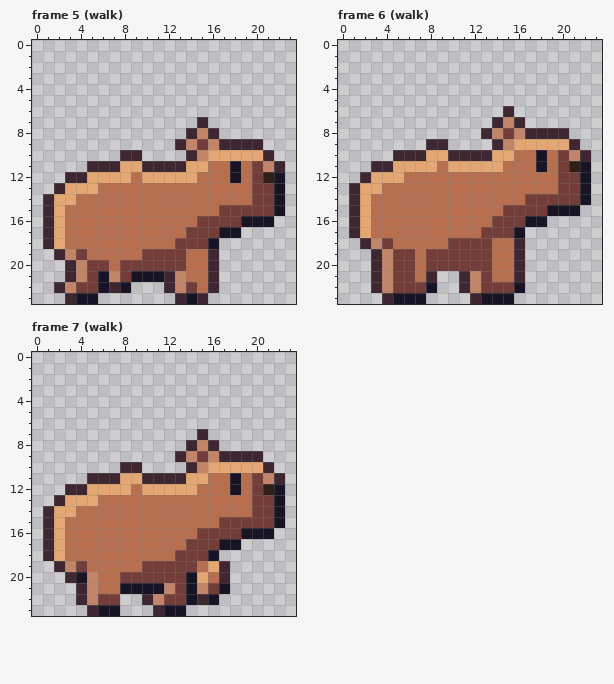
One commit to this pixel-art file: art/encounters/capybara@50.aseprite. Above, as it was before the edit.
24x24 pixels, 8 frames. Shown: frame 5 (walk), frame 6 (walk), frame 7 (walk). The commit also changed other frames, which this record leaves out.
Now the later version:
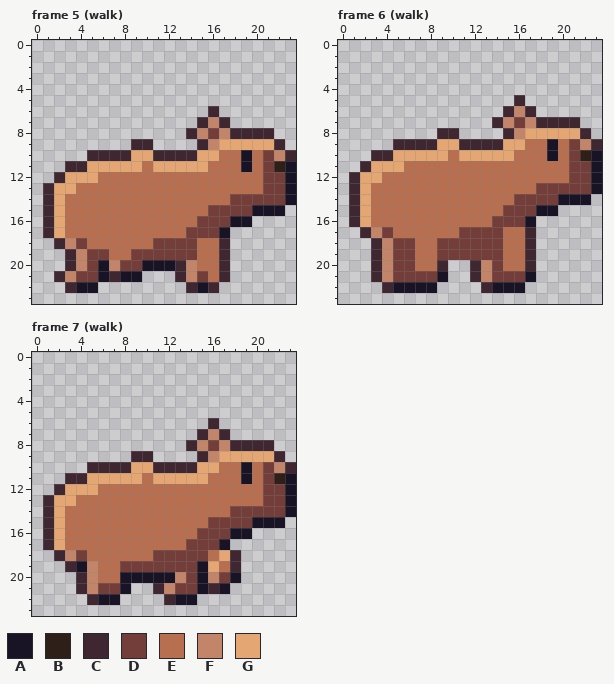
Palette (. is transparent): A #181425  B #2e2019  C #3e2731  D #733e39  E #b86f50  F #c28569  G #e4a672
What changed:
Frame 5 (walk):
y 6: x 16 . -> C
y 7: x 16..17 .. -> FC
y 8: x 16..21 C..... -> DFCCCC
y 9: x 9..10 .. -> CC; x 13..15 CFD -> ..C; x 17..22 CCCC.. -> GGGGGC
y 10: x 5..7 ... -> CCC; x 9..13 C.... -> GGCCC; x 15 F -> G; x 17..23 GGGGC.. -> EEAEDFC
y 11: x 3..7 ..CCC -> CCGGG; x 10..13 CCCC -> EGGG; x 18..23 AEDFC. -> EAEDBA
y 12: x 2..4 .CC -> CGG; x 6..8 GGG -> EEE; x 10..14 GGGGG -> EEEEE; x 18 A -> E; x 20..23 DBA. -> EDDA
y 13: x 1..2 .C -> CG; x 4..5 GG -> EE; x 20 D -> E; x 22..23 A. -> DA
y 14: x 3 G -> E; x 18..19 EE -> DD; x 22..23 A. -> DA
y 15: x 16 E -> D; x 20..21 DD -> AA
y 16: x 18 D -> A; x 20..21 AA -> ..
y 17: x 18 A -> .
y 18: x 1..4 CGEE -> .CFD; x 11..12 EE -> DD; x 15..17 DA. -> EEC
y 19: x 2..6 CFDEE -> .CFDD; x 9 E -> D; x 14 E -> D; x 16..17 C. -> EC
y 20: x 6..7 DE -> AF; x 10..14 DDDDE -> AAACF; x 16..17 C. -> EC
y 21: x 2..4 .CF -> CFD; x 7..8 FD -> CA; x 10..17 AACFEEC. -> ...CFDEC
y 22: x 2..8 CFDDACA -> .CAA...; x 12..15 CFDE -> ..CA
y 23: x 3..5 CAA -> ...; x 13..15 CAC -> ...
Frame 6 (walk):
y 5: x 16 . -> C
y 6: x 16..17 .. -> FC
y 7: x 16..21 C..... -> DFCCCC
y 8: x 9..10 .. -> CC; x 13..15 CFD -> ..C; x 17..22 CCCC.. -> GGGGGC
y 9: x 5..7 ... -> CCC; x 9..13 C.... -> GGCCC; x 15 F -> G; x 17..23 GGGGC.. -> EEAEDFC
y 10: x 3..7 ..CCC -> CCGGG; x 10..13 CCCC -> EGGG; x 18..23 AEDFC. -> EAEDBA
y 11: x 2..4 .CC -> CGG; x 6..8 GGG -> EEE; x 10..14 GGGGG -> EEEEE; x 18 A -> E; x 20..23 DBA. -> EDDA
y 12: x 1..2 .C -> CG; x 4..5 GG -> EE; x 20 D -> E; x 22..23 A. -> DA
y 13: x 3 G -> E; x 18..19 EE -> DD; x 22..23 A. -> DA
y 14: x 16 E -> D; x 20..21 DD -> AA
y 15: x 18 D -> A; x 20..21 AA -> ..
y 16: x 18 A -> .
y 17: x 1..4 CGEE -> .CFD; x 11..12 EE -> DD; x 15..17 DA. -> EEC
y 18: x 2..6 CFDEE -> .CFDD; x 9 E -> D; x 14 E -> D; x 16..17 C. -> EC
y 19: x 8 D -> E; x 14 E -> D; x 16..17 C. -> EC
y 20: x 8..14 DDDDDDE -> EC..CFD; x 16..17 C. -> EC
y 21: x 7..9 EC. -> DDA; x 11..17 CFDEEC. -> .CFDDDA
y 22: x 3..7 CFDDD -> .CAAA; x 11..15 CFDDD -> ..CAA
y 23: x 4..7 CAAA -> ....; x 12..15 CAAA -> ....
Frame 7 (walk):
y 6: x 16 . -> C
y 7: x 16..17 .. -> FC
y 8: x 16..21 C..... -> DFCCCC
y 9: x 9..10 .. -> CC; x 13..15 CFD -> ..C; x 17..22 CCCC.. -> GGGGGC
y 10: x 5..7 ... -> CCC; x 9..13 C.... -> GGCCC; x 15 F -> G; x 17..23 GGGGC.. -> EEAEDFC
y 11: x 3..7 ..CCC -> CCGGG; x 10..13 CCCC -> EGGG; x 18..23 AEDFC. -> EAEDBA
y 12: x 2..4 .CC -> CGG; x 6..8 GGG -> EEE; x 10..14 GGGGG -> EEEEE; x 18 A -> E; x 20..23 DBA. -> EDDA
y 13: x 1..2 .C -> CG; x 4..5 GG -> EE; x 20 D -> E; x 22..23 A. -> DA
y 14: x 3 G -> E; x 18..19 EE -> DD; x 22..23 A. -> DA
y 15: x 16 E -> D; x 20..21 DD -> AA
y 16: x 18 D -> A; x 20..21 AA -> ..
y 17: x 18 A -> .
y 18: x 1..4 CGEE -> .CFD; x 11..12 EE -> DD; x 16..18 A.. -> EGC
y 19: x 2..5 CFDE -> .CAF; x 8..9 EE -> DD; x 15 E -> A; x 17..18 C. -> EC
y 20: x 3..4 CA -> .C; x 8..18 DDDDDDAGEC. -> AAAAAFDAFDA
y 21: x 6..7 EE -> DD; x 9..11 AAA -> ..C; x 14..16 AFD -> DAC
y 22: x 4..7 CFDD -> .CAA; x 10..13 CFDD -> ..CA; x 15..16 CA -> ..
y 23: x 5..7 CAA -> ...; x 11..13 CAA -> ...
